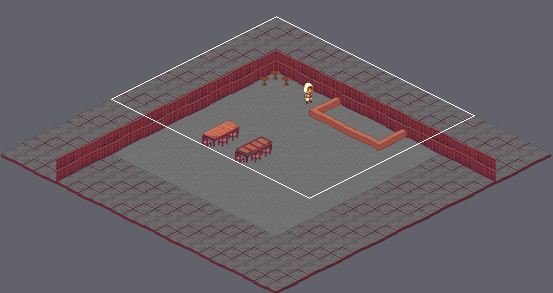
An edit to a level. Tiled map, Output/Assets/Maps/TabernaMAP.tmx. The first picture is a wide view before the edit; the outline marks the close-up.
Close-up. The starting point:
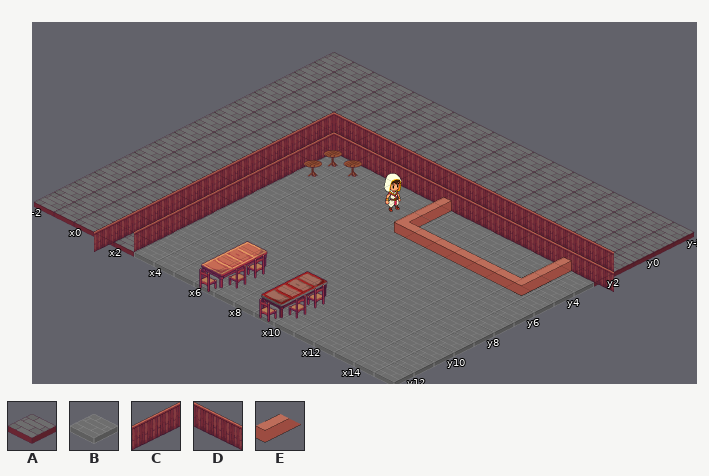
Cells are 128x64 px. Isometric: x runs down to the right, y down to the left. Shown: x -2..15, y -2..12. The commit also changed other parts of the map, which this record leaves out. The old version is drawn lined up with the new one.
Key: from "Level 2": A 0, B 1, C 12, D 13, E 16.
_ is an empty cell.
Layers that did not change in this view are not listed.
Layer "Tile Layer 1" before, first column x -2:
-2 AAAAAAAAAAAAAAAAAA
-1 AAAAAAAAAAAAAAAAAA
 0 AAAAAAAAAAAAAAAAAA
 1 AAAAAAAAAAAAAAAAAA
 2 AAAAAAAAAAAAAAAAAA
 3 AAAAABBBBBBBBBBBBB
 4 AAAAABBBBBBBBBBBBB
 5 AAAAABBBBBBBBBBBBB
 6 AAAAABBBBBBBBBBBBB
 7 AAAAABBBBBBBBBBBBB
 8 AAAAABBBBBBBBBBBBB
 9 AAAAABBBBBBBBBBBBB
10 AAAAABBBBBBBBBBBBB
11 AAAAABBBBBBBBBBBBB
12 AAAAABBBBBBBBBBBBB
Layer "pare" before, first column x -2:
-2 __________________
-1 __________________
 0 __________________
 1 ____D_D_D_D_D_D_D_
 2 ___C_D_D_D_D_D_D_D
 3 ____C_____________
 4 ___C____________E_
 5 ____C_____________
 6 ___C______________
 7 ____C_____________
 8 ___C______________
 9 ____C_____________
10 ___C______________
11 ____C_____________
12 ___C______________
The result:
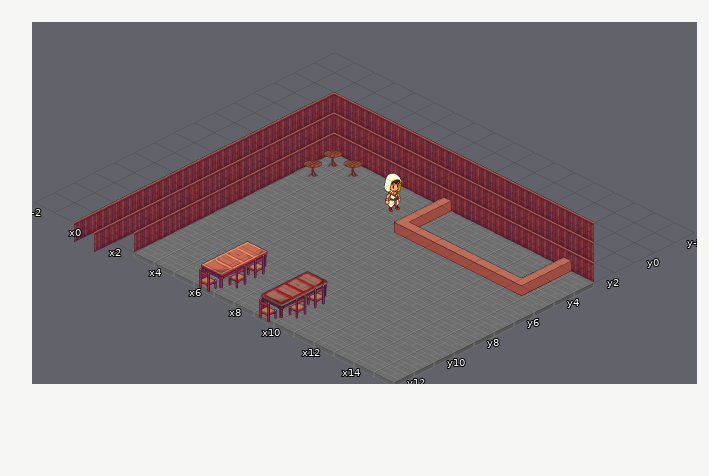
The edit:
Changed rows in their new state; . is an unchanged cell.
map size 25x25 -> 16x16 cells (old content now starts at -2,-2; both pictures use the new coordinates)
Layer "Tile Layer 1":
first column x -2:
-2 __________________
-1 __________________
 0 __________________
 1 __________________
 2 __________________
 3 _____.............
 4 _____.............
 5 _____.............
 6 _____.............
 7 _____.............
 8 _____.............
 9 _____.............
10 _____.............
11 _____.............
12 _____.............
Layer "pare":
first column x 0:
 0 .DDDDDDDDDDDD...
 1 C............D_.
 2 C.............D_
 3 C...............
 4 C...............
 5 C...............
 6 C...............
 7 C...............
 8 C...............
 9 C...............
10 C...............
11 C...............
12 C...............
Where, in picture pixels (left, top, right, bottom), the same in both close-ups:
changed: (34, 52, 694, 282)
